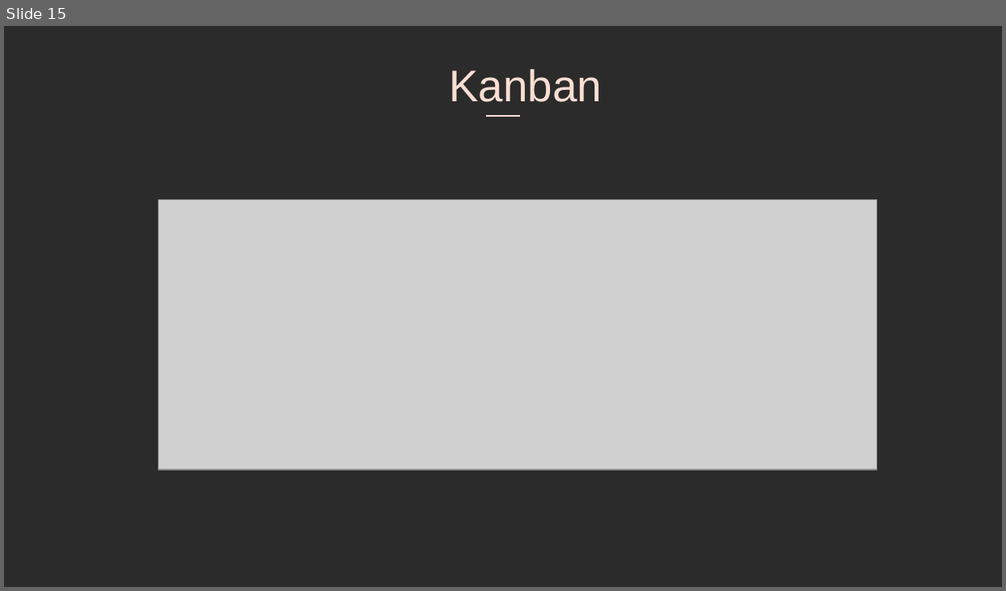
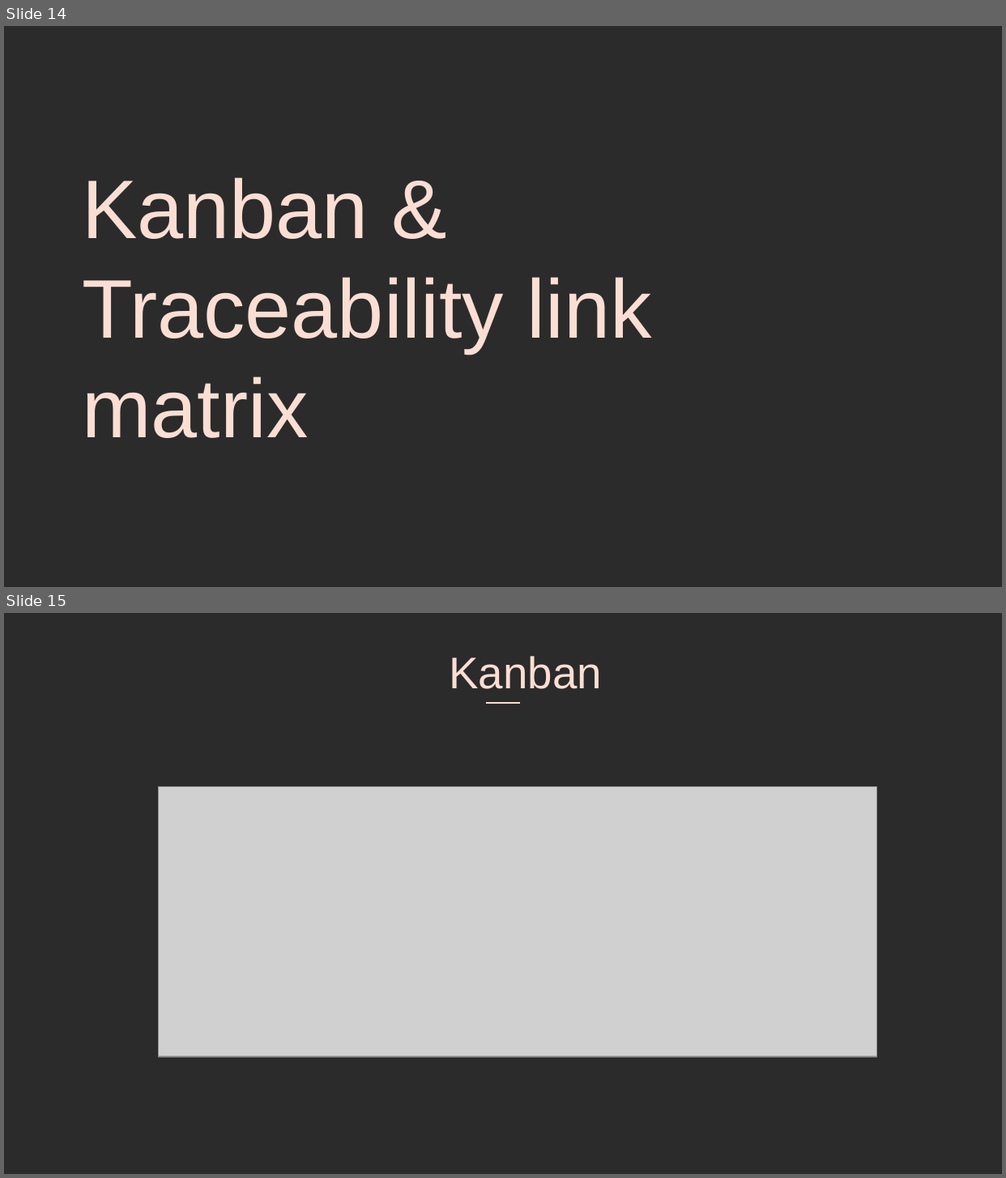
Before and after one commit to JacindaQiong/cs414-fa19-001-Party-A, a slide deck: P2/P2-Power Point.pptx. Shown one above the other, each under a label of ours: slide 15 before the commit, slides 14 and 15 after it. The pictures are 1006x591 and 1006x1178 pixels, drawn with LibreOffice and Linux fonts; fonts in the diff are those of the drawing; grey boxes stand for pictures; background and template pictures are left out; a plain dark background stands for a picture behind light text. Boxes give left, top, right and bottom in pixels: in the first picture for what was removed or moved away, otherwise in the second. Text is boxed around its words. In the diff, an @@ line names an element or a change of style, - is before the commit and + after.

```diff
--- a/P2/P2-Power Point.pptx
+++ b/P2/P2-Power Point.pptx
@@ slide 14 added at [4,26,1002,587], background picture (left out) @@
@@ text added at [82,177,652,438], 60 pt, text #FBDED3 @@
+  Kanban &
+  Traceability link
+  matrix
```
Also in this commit, not shown: 2 other slides added.
